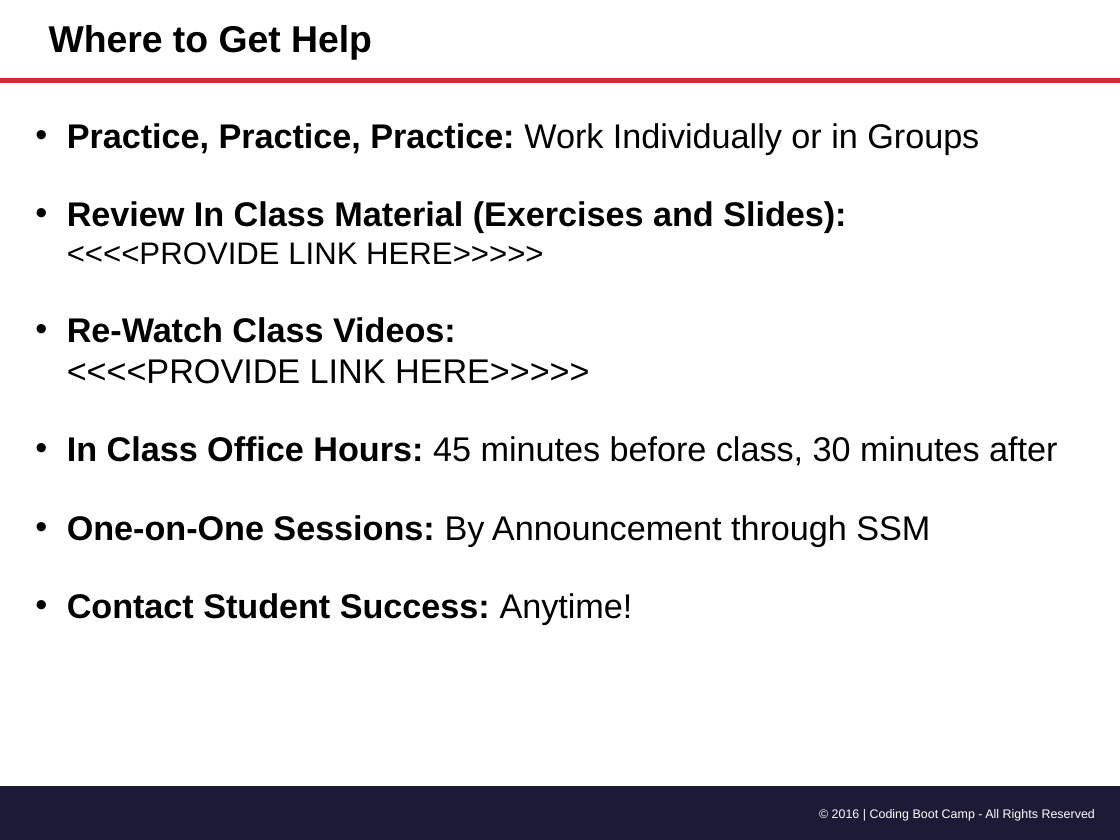
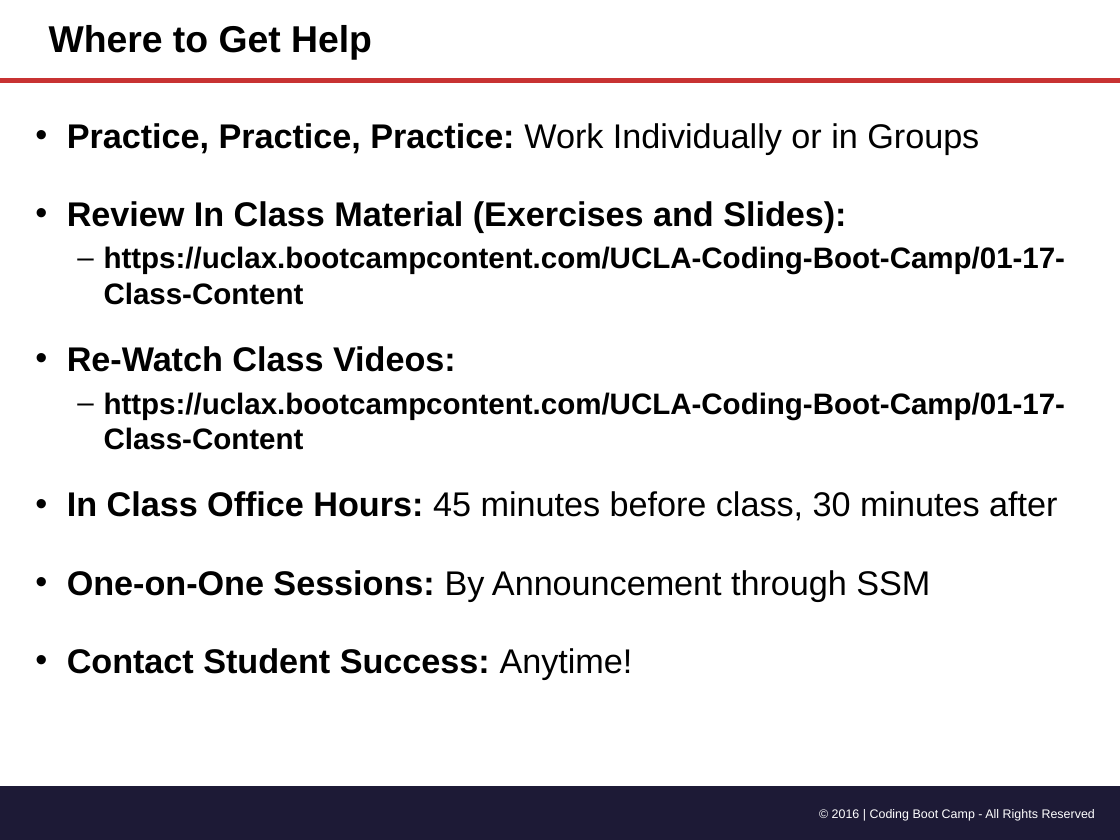
Before and after one commit to katberry1991/bootcamp, a slide deck: slide 4 of 01-25-17:01-26-17-HTML:CSS:Git-1.2/Slide-Shows/Gitn_Pro_HTML_CSS.pptx. Drawn at 1120x840 pixels with LibreOffice and Linux fonts; fonts in the diff are those of the drawing. Boxes give left, top, right and bottom in pixels: in the first picture for what was removed or moved away, otherwise in the second. Text is boxed around its words. In the diff, an @@ line names an element or a change of style, - is before the commit and + after.

Commit message:
Add solved activities and latest videos

```diff
--- a/01-25-17:01-26-17-HTML:CSS:Git-1.2/Slide-Shows/Gitn_Pro_HTML_CSS.pptx
+++ b/01-25-17:01-26-17-HTML:CSS:Git-1.2/Slide-Shows/Gitn_Pro_HTML_CSS.pptx
@@ text at (x1=67, y1=201, x2=1065, y2=450): text changed; size 22 to 19 pt @@
-• Review In Class Material (Exercises and Slides):
-  <<<<PROVIDE LINK HERE>>>>>
-• Re-Watch Class Videos:
-  <<<<PROVIDE LINK HERE>>>>>
+• Review In Class Material (Exercises and Slides):
+  – https://uclax.bootcampcontent.com/UCLA-Coding-Boot-Camp/01-17-Class-Content
+• Re-Watch Class Videos:
+  – https://uclax.bootcampcontent.com/UCLA-Coding-Boot-Camp/01-17-Class-Content
```
Also in this commit, not shown: 2 other slides changed, 1 slide added, 10 other files.
